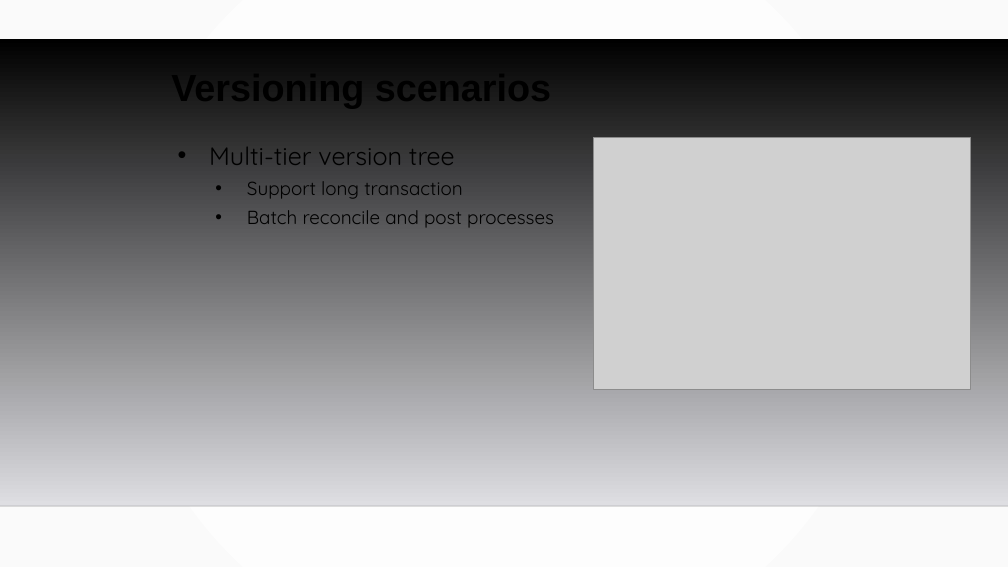
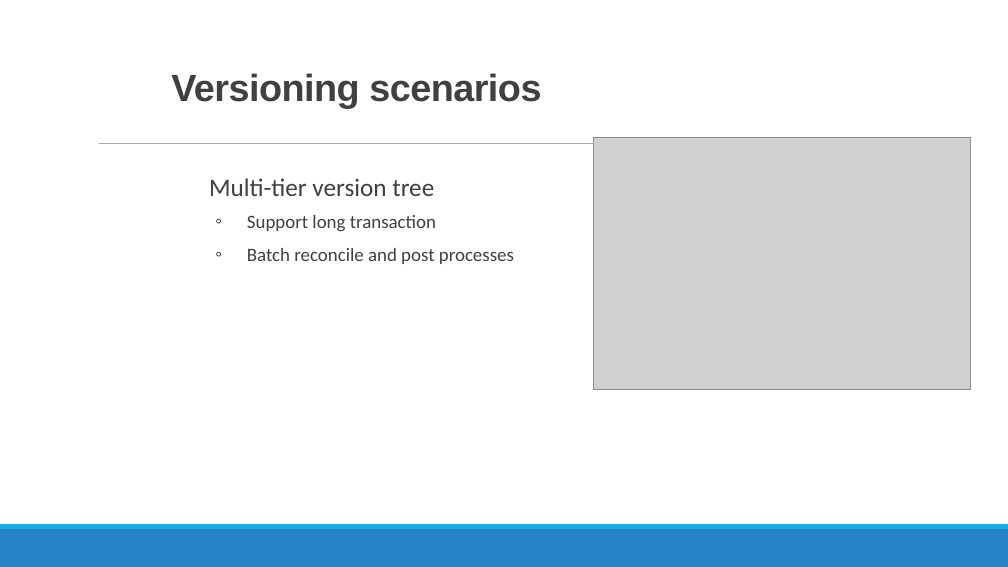
Before and after one commit to MGIS-UMN/GIS5577_week9, a slide deck: slide 19 of Database_Administration.odp. Drawn at 1008x567 pixels with LibreOffice and Linux fonts; fonts in the diff are those of the drawing; grey boxes stand for pictures; background and template pictures are left out. Boxes give left, top, right and bottom in pixels: in the first picture for what was removed or moved away, otherwise in the second. Text is boxed around its words. In the diff, an @@ line names an element or a change of style, - is before the commit and + after.

```diff
--- a/Database_Administration.odp
+++ b/Database_Administration.odp
@@ background gradient #FFFFFF to #FAFAFA to #FFFFFF @@
@@ title "Versioning scenarios" at (x1=171, y1=73, x2=541, y2=109): text colour #000000 to #404040, letter spacing 0 to -0.5 pt; line spacing 0.9 to 0.85 @@
@@ freeform shape removed at (x1=0, y1=39, x2=1008, y2=506) @@
@@ line added from (99, 144) to (923, 144), #7F7F7F 0.51 pt @@
@@ text "Multi-tier version tree" moved from (x1=209, y1=147, x2=554, y2=227) to (x1=209, y1=178, x2=514, y2=264) @@
@@ text "Multi-tier version tree" at (x1=209, y1=178, x2=514, y2=264): font Quicksand to Calibri, text colour #000000 to #404040; bullet • to  ; more space between paragraphs; bullet • to ◦ @@
@@ line removed from (0, 506) to (1008, 506) @@
@@ freeform shape added at (x1=0, y1=529, x2=1008, y2=567), fill #2683C6 @@
@@ freeform shape added at (x1=0, y1=524, x2=1008, y2=529), fill #1CADE4 @@
```
Also in this commit, not shown: 20 other slides changed.
